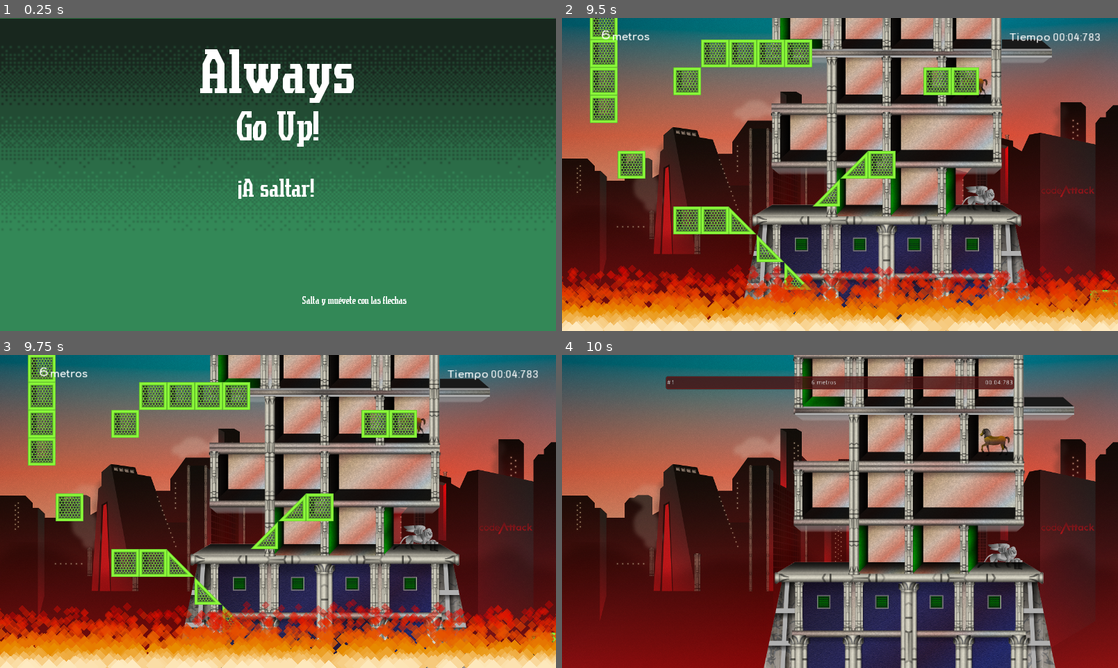
Above: before the commit, frames 1-4 (two rows, left to right).
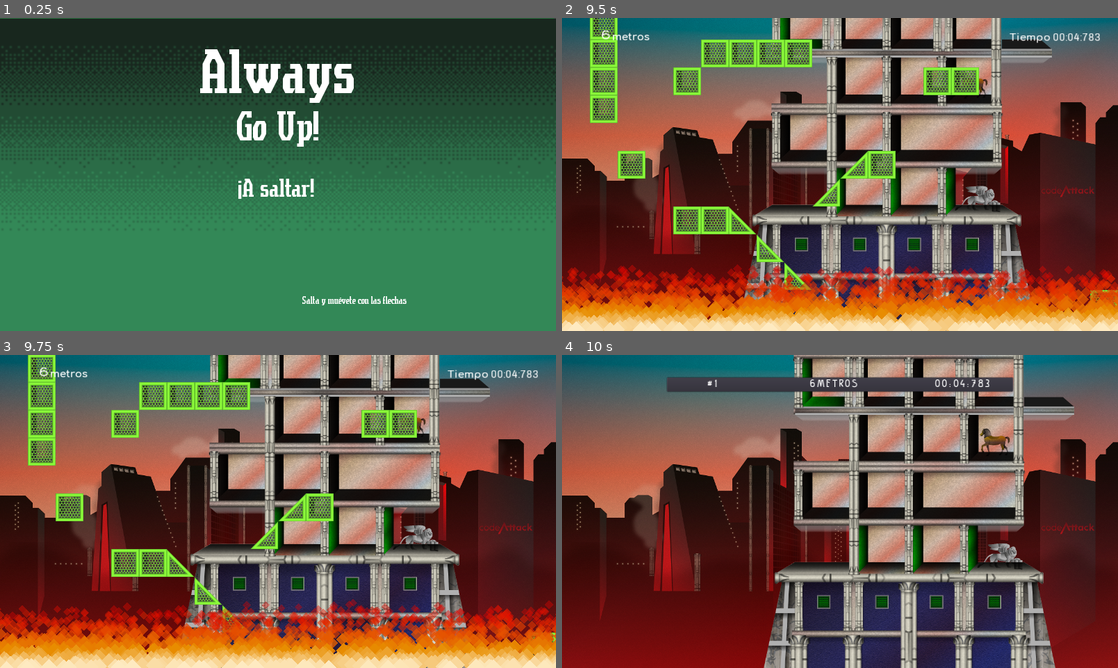
Above: after the commit, the same moments.

Repository: codeattack-medialab/AlwaysGoUp
Game: Godot game, scene res://Start.tscn
Two runs of this game, one before a commit and one after it. Both use one fixed random seed, a clock stepped at 60 frames per second and the inputs below.
Inputs:
- Up to frame 1 (0.25 s): no input
- Up to frame 2 (9.5 s): click "¡A saltar!" at 0.5 s; tap Enter (start) at 1.25, 1.35, 2.1, 2.85, 3.6, 4.35, 5.1, 5.85, 6.6, 7.35, 8.1, 8.85 s; hold Right (move_right) 1.28-2.78 s; tap Up (jump) at 1.52, 2.27, 3.77, 4.52, 5.27, 6.77, 7.52, 8.27 s; hold Left (move_left) 2.78-3.53 s; hold Right (move_right) 3.53-5.03 s; hold Left (move_left) 5.03-5.78 s; hold Right (move_right) 5.78-6.53 s; hold Left (move_left) 6.53-8.03 s; hold Right (move_right) from 8.03 s (still down)
- Up to frame 3 (9.75 s): keep holding Right (move_right); tap Enter (start) at 9.6 s
- Up to frame 4 (10 s): keep holding Right (move_right); tap Up (jump) at 9.77 s

Frames 1-3 are identical in both runs. In frame 4, 3.2% of the frame differs, in the area x 18-82%, y 6-12%.

Commit message:
Fix scene absent in commit bb7f17

Diff:
--- a/HiScoreItem.tscn
+++ b/HiScoreItem.tscn
@@ -1,6 +1,6 @@
 [gd_scene load_steps=2 format=2]
 
-[ext_resource path="res://UI/stylebox_scores.tres" type="StyleBox" id=1]
+[ext_resource path="res://UI/Fonts/Serreria-Extravagante.DynamicFont.tres" type="DynamicFont" id=1]
 
 [node name="HiScoreItem" type="PanelContainer"]
 
@@ -8,8 +8,8 @@
 anchor_top = 0.0
 anchor_right = 0.0
 anchor_bottom = 0.0
-margin_right = 800.0
-margin_bottom = 28.0
+margin_right = 550.0
+margin_bottom = 38.0
 rect_min_size = Vector2( 0, 28 )
 rect_pivot_offset = Vector2( 0, 0 )
 rect_clip_content = false
@@ -17,7 +17,6 @@
 mouse_default_cursor_shape = 0
 size_flags_horizontal = 1
 size_flags_vertical = 1
-custom_styles/panel = ExtResource( 1 )
 _sections_unfolded = [ "Anchor", "Grow Direction", "Margin", "Rect", "Size Flags", "Theme", "custom_styles" ]
 
 [node name="ScoreLine" type="HBoxContainer" parent="." index="0"]
@@ -26,10 +25,10 @@
 anchor_top = 0.0
 anchor_right = 0.0
 anchor_bottom = 0.0
-margin_left = 2.0
-margin_top = 2.0
-margin_right = 798.0
-margin_bottom = 26.0
+margin_left = 7.0
+margin_top = 7.0
+margin_right = 543.0
+margin_bottom = 33.0
 rect_pivot_offset = Vector2( 0, 0 )
 rect_clip_content = false
 mouse_filter = 1
@@ -44,9 +43,8 @@
 anchor_top = 0.0
 anchor_right = 0.0
 anchor_bottom = 0.0
-margin_top = 5.0
-margin_right = 112.0
-margin_bottom = 19.0
+margin_right = 74.0
+margin_bottom = 26.0
 rect_pivot_offset = Vector2( 0, 0 )
 rect_clip_content = false
 mouse_filter = 2
@@ -54,7 +52,9 @@
 size_flags_horizontal = 3
 size_flags_vertical = 4
 size_flags_stretch_ratio = 0.5
-text = "Dummy Plug"
+custom_fonts/font = ExtResource( 1 )
+text = "#1"
+align = 2
 percent_visible = 1.0
 lines_skipped = 0
 max_lines_visible = -1
@@ -66,16 +66,16 @@
 anchor_top = 0.0
 anchor_right = 0.0
 anchor_bottom = 0.0
-margin_left = 116.0
-margin_top = 5.0
-margin_right = 340.0
-margin_bottom = 19.0
+margin_left = 78.0
+margin_right = 227.0
+margin_bottom = 26.0
 rect_pivot_offset = Vector2( 0, 0 )
 rect_clip_content = false
 mouse_filter = 2
 mouse_default_cursor_shape = 0
 size_flags_horizontal = 3
 size_flags_vertical = 4
+custom_fonts/font = ExtResource( 1 )
 text = "0"
 align = 2
 percent_visible = 1.0
@@ -89,16 +89,16 @@
 anchor_top = 0.0
 anchor_right = 0.0
 anchor_bottom = 0.0
-margin_left = 344.0
-margin_top = 5.0
-margin_right = 568.0
-margin_bottom = 19.0
+margin_left = 231.0
+margin_right = 380.0
+margin_bottom = 26.0
 rect_pivot_offset = Vector2( 0, 0 )
 rect_clip_content = false
 mouse_filter = 2
 mouse_default_cursor_shape = 0
 size_flags_horizontal = 3
 size_flags_vertical = 4
+custom_fonts/font = ExtResource( 1 )
 text = "metros"
 percent_visible = 1.0
 lines_skipped = 0
@@ -111,18 +111,18 @@
 anchor_top = 0.0
 anchor_right = 0.0
 anchor_bottom = 0.0
-margin_left = 572.0
-margin_top = 5.0
-margin_right = 796.0
-margin_bottom = 19.0
+margin_left = 384.0
+margin_right = 536.0
+margin_bottom = 26.0
 rect_pivot_offset = Vector2( 0, 0 )
 rect_clip_content = false
 mouse_filter = 2
 mouse_default_cursor_shape = 0
 size_flags_horizontal = 3
 size_flags_vertical = 4
+custom_fonts/font = ExtResource( 1 )
 text = "09:09:157"
-align = 2
+align = 1
 percent_visible = 1.0
 lines_skipped = 0
 max_lines_visible = -1
